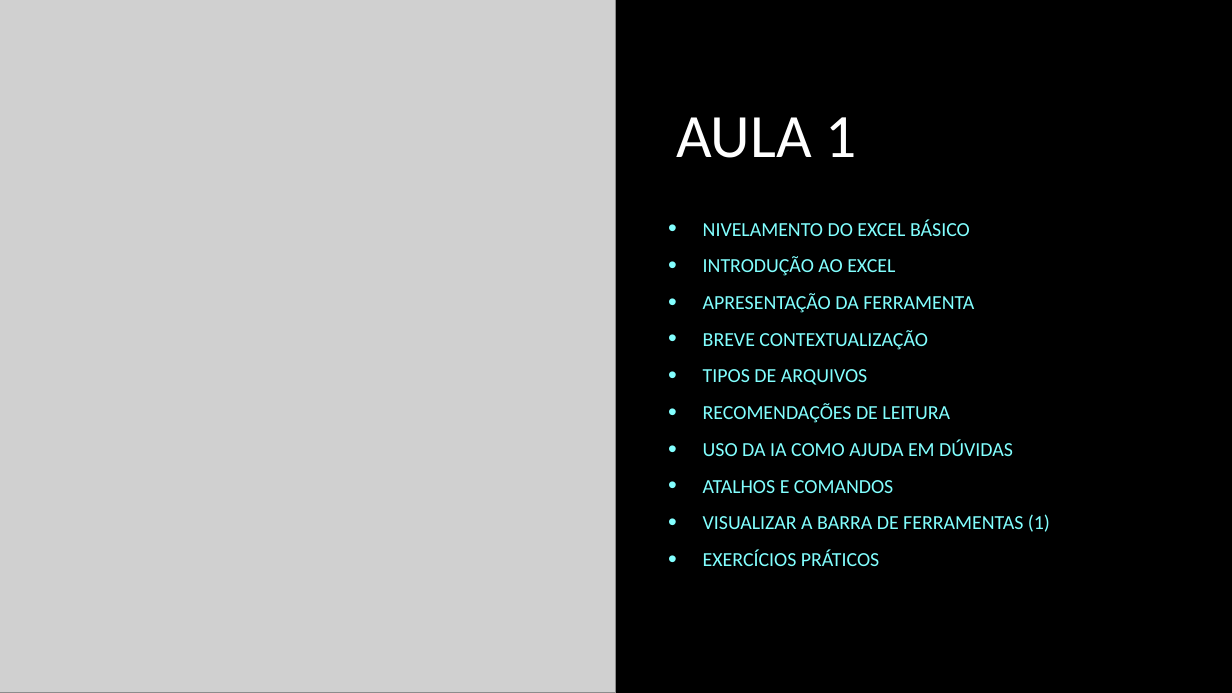
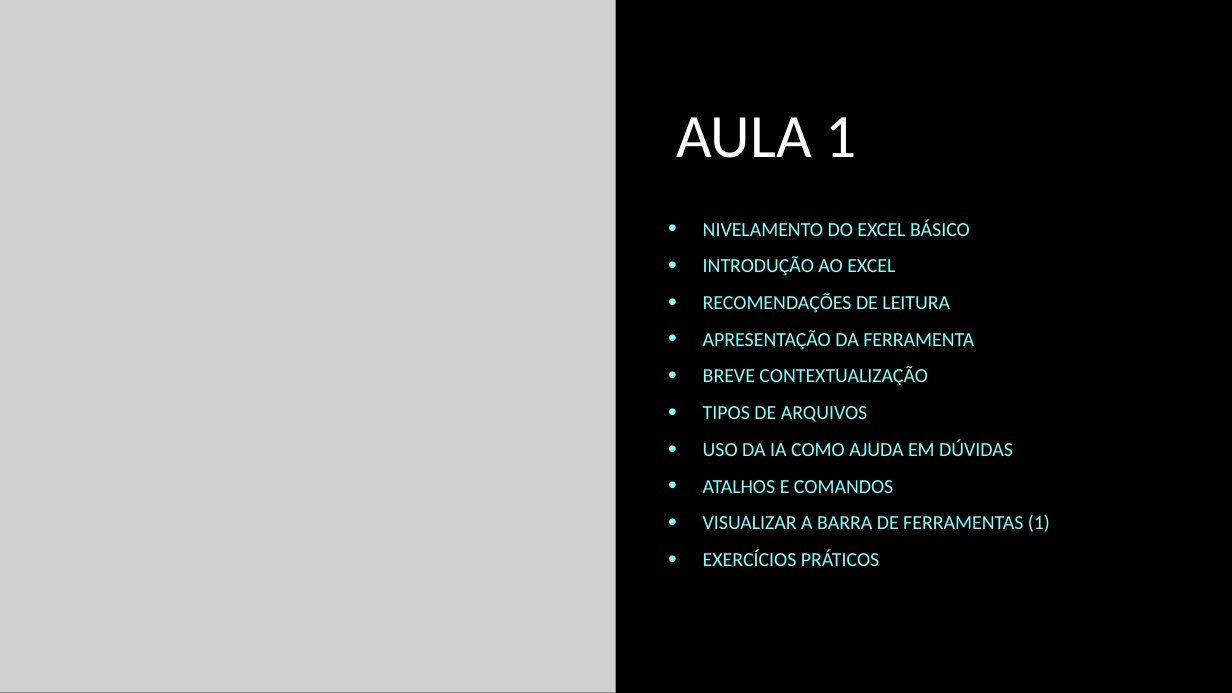
Before and after one commit to VitorKaviski/Curso_Kaviski_Excel_Basico_ao_Avancado, a slide deck: slide 3 of Curso Excel/Básico/Aula 1/Aula 1 - Excel/Curso Excel - Básico - Modelo Slides 1.pptx (slide 2 before the commit). Drawn at 1232x693 pixels with LibreOffice and Linux fonts; fonts in the diff are those of the drawing; grey boxes stand for pictures; background and template pictures are left out. Boxes give left, top, right and bottom in pixels: in the first picture for what was removed or moved away, otherwise in the second. Text is boxed around its words. In the diff, an @@ line names an element or a change of style, - is before the commit and + after.

```diff
--- a/Curso Excel/Básico/Aula 1/Aula 1 - Excel/Curso Excel - Básico - Modelo Slides 1.pptx
+++ b/Curso Excel/Básico/Aula 1/Aula 1 - Excel/Curso Excel - Básico - Modelo Slides 1.pptx
@@ subtitle at [703,293,950,313]: paragraph added @@
+• RECOMENDAÇÕES DE LEITURA
@@ subtitle at [703,403,950,423]: paragraph removed @@
-• RECOMENDAÇÕES DE LEITURA
```
Also in this commit, not shown: 2 other slides changed, 26 other files.
